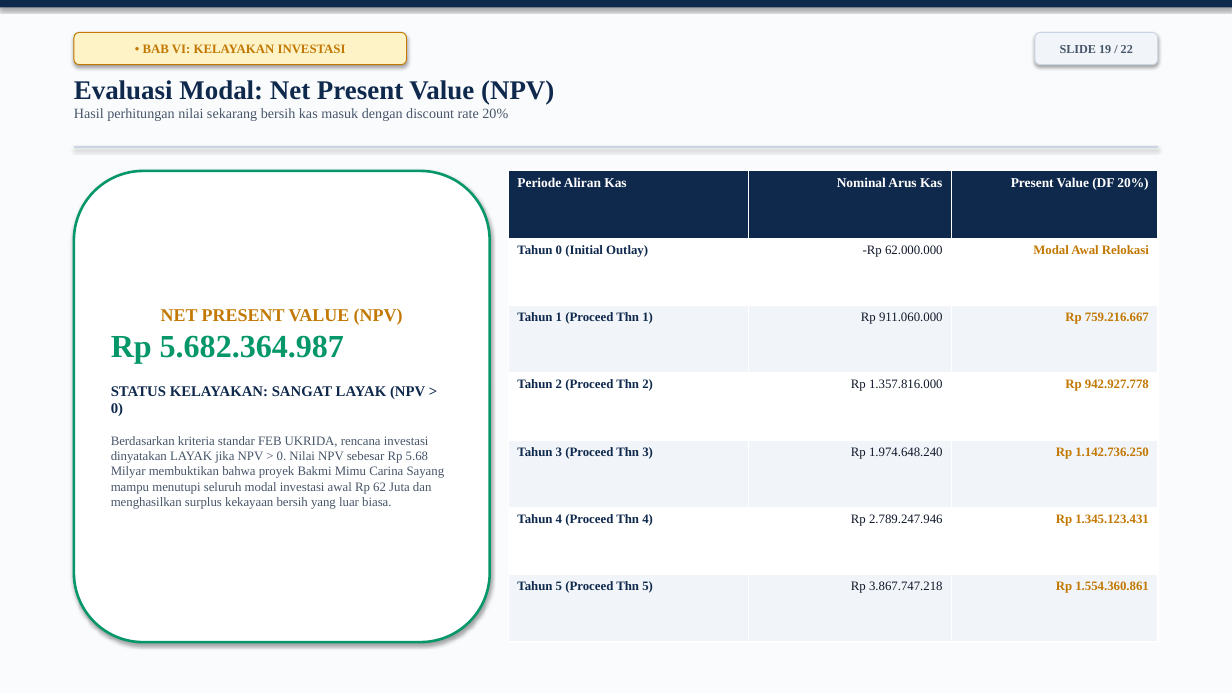
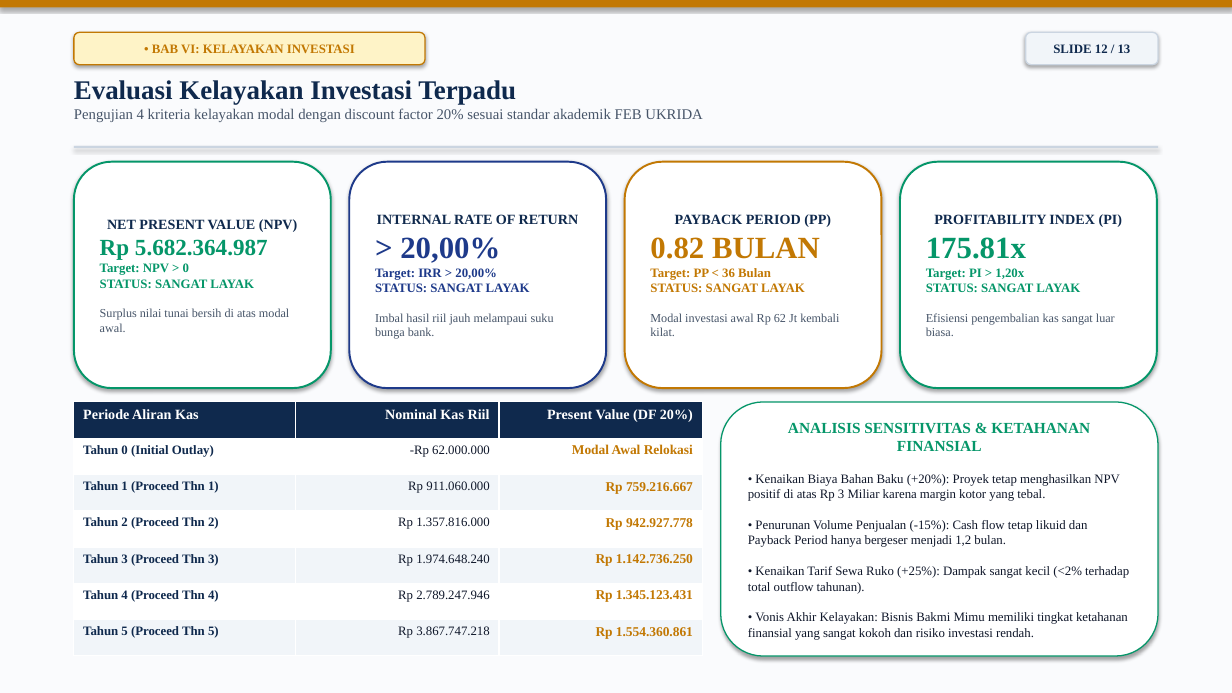
Before and after one commit to arthurfreelanceinquiries-alt/SKB-Bakmi-Mimu, a slide deck: slide 12 of naskah utama/Presentasi_SKB_Bakmi_Mimu_Carina_Sayang.pptx (slide 19 before the commit). Drawn at 1232x693 pixels with LibreOffice and Linux fonts; fonts in the diff are those of the drawing. Boxes give left, top, right and bottom in pixels: in the first picture for what was removed or moved away, otherwise in the second. Text is boxed around its words. In the diff, an @@ line names an element or a change of style, - is before the commit and + after.

```diff
--- a/naskah utama/Presentasi_SKB_Bakmi_Mimu_Carina_Sayang.pptx
+++ b/naskah utama/Presentasi_SKB_Bakmi_Mimu_Carina_Sayang.pptx
@@ rectangle at (0,0,1232,7): fill #0F294D to #C27803 @@
@@ rounded rectangle "• BAB VI: KELAYAKAN INVESTASI": place and size @@
-rounded rectangle "• BAB VI: KELAYAKAN INVESTASI" at (74,32,407,65)
+rounded rectangle "• BAB VI: KELAYAKAN INVESTASI" at (74,32,425,65)
@@ rounded rectangle "• BAB VI: KELAYAKAN INVESTASI" at (74,32,425,65): outline #C27803 0.75 pt to #C27803 1 pt @@
@@ rounded rectangle "SLIDE 12 / 13": place and size @@
-rounded rectangle "SLIDE 12 / 13" at (1035,32,1158,65)
+rounded rectangle "SLIDE 12 / 13" at (1026,32,1158,65)
@@ rounded rectangle "SLIDE 12 / 13" at (1026,32,1158,65): outline #CBD5E1 0.75 pt to #CBD5E1 1 pt @@
@@ text in rounded rectangle at (1053,44,1131,53): text changed; size 9.5 to 10 pt; text colour #475569 to #0F294D @@
-SLIDE 19 / 22
+SLIDE 12 / 13
@@ text at (74,80,702,122): text changed; size 11 to 11.5 pt @@
-Evaluasi Modal: Net Present Value (NPV)
-Hasil perhitungan nilai sekarang bersih kas masuk dengan discount rate 20%
+Evaluasi Kelayakan Investasi Terpadu
+Pengujian 4 kriteria kelayakan modal dengan discount factor 20% sesuai standar akademik FEB UKRIDA
@@ rounded rectangle "NET PRESENT VALUE (NPV)": place and size @@
-rounded rectangle "NET PRESENT VALUE (NPV)" at (74,171,490,642)
+rounded rectangle "NET PRESENT VALUE (NPV)" at (74,162,331,388)
@@ rounded rectangle "NET PRESENT VALUE (NPV)" at (74,162,331,388): outline #059669 2 pt to #059669 1.5 pt @@
@@ rounded rectangle added at (349,162,606,388), fill #FFFFFF, outline #1E3A8A 1.5 pt, 9.5 pt, text #1E3A8A, bold @@
+INTERNAL RATE OF RETURN
+> 20,00%
+Target: IRR > 20,00%
+STATUS: SANGAT LAYAK
+Imbal hasil riil jauh melampaui suku bunga bank.
@@ rounded rectangle added at (625,162,882,388), fill #FFFFFF, outline #C27803 1.5 pt, 9.5 pt, text #C27803, bold @@
+PAYBACK PERIOD (PP)
+0.82 BULAN
+Target: PP < 36 Bulan
+STATUS: SANGAT LAYAK
+Modal investasi awal Rp 62 Jt kembali kilat.
@@ rounded rectangle added at (900,162,1157,388), fill #FFFFFF, outline #059669 1.5 pt, 9.5 pt, text #059669, bold @@
+PROFITABILITY INDEX (PI)
+175.81x
+Target: PI > 1,20x
+STATUS: SANGAT LAYAK
+Efisiensi pengembalian kas sangat luar biasa.
@@ text in rounded rectangle at (100,219,297,260): size 14 to 11 pt, text colour #C27803 to #0F294D in "NET PRESENT VALUE (NPV)"; size 25 to 18 pt in "Rp 5.682.364.987" @@
@@ text in rounded rectangle at (100,262,289,332): text changed; size 10 to 9.5 pt @@
-STATUS KELAYAKAN: SANGAT LAYAK (NPV > 0)
-Berdasarkan kriteria standar FEB UKRIDA, rencana investasi dinyatakan LAYAK jika NPV > 0. Nilai NPV sebesar Rp 5.68 Milyar membuktikan bahwa proyek Bakmi Mimu Carina Sayang mampu menutupi seluruh modal investasi awal Rp 62 Juta dan menghasilkan surplus kekayaan bersih yang luar biasa.
+Target: NPV > 0
+STATUS: SANGAT LAYAK
+Surplus nilai tunai bersih di atas modal awal.
@@ table at (74,402,702,656) @@
-row 1, column 2: Nominal Arus Kas
+row 1, column 2: Nominal Kas Riil
@@ size 10.5 to 11 pt in "Periode Aliran Kas", "Present Value (DF 20%)" @@
@@ size 10 to 10.5 pt in "Modal Awal Relokasi", "Rp 759.216.667", "Rp 942.927.778", "Rp 1.142.736.250" and 2 more places @@
@@ table: place and size @@
-table at (508,171,1158,642)
+table at (74,402,702,656)
@@ rounded rectangle added at (721,402,1158,656), fill #FFFFFF, outline #059669 1 pt, 10 pt, text #0F172A @@
+ANALISIS SENSITIVITAS & KETAHANAN FINANSIAL
+• Kenaikan Biaya Bahan Baku (+20%): Proyek tetap menghasilkan NPV positif di atas Rp 3 Miliar karena margin kotor yang tebal.
+• Penurunan Volume Penjualan (-15%): Cash flow tetap likuid dan Payback Period hanya bergeser menjadi 1,2 bulan.
+• Kenaikan Tarif Sewa Ruko (+25%): Dampak sangat kecil (<2% terhadap total outflow tahunan).
+• Vonis Akhir Kelayakan: Bisnis Bakmi Mimu memiliki tingkat ketahanan finansial yang sangat kokoh dan risiko investasi rendah.
```
Also in this commit, not shown: 11 other slides changed, 1 slide added, 10 slides removed, 3 other files.
